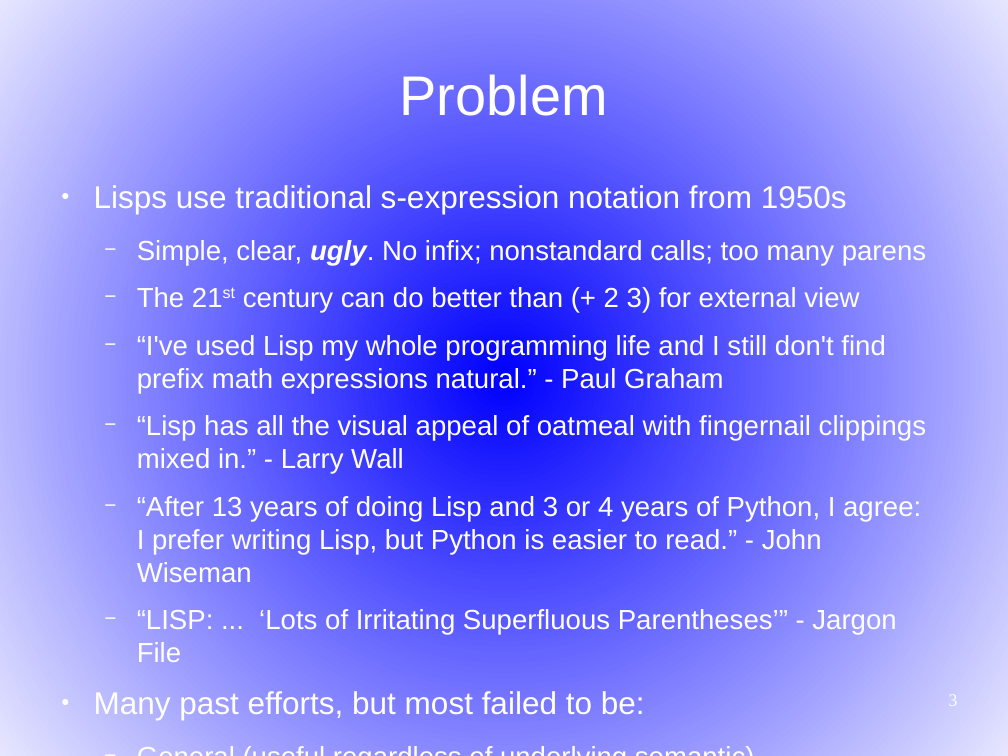
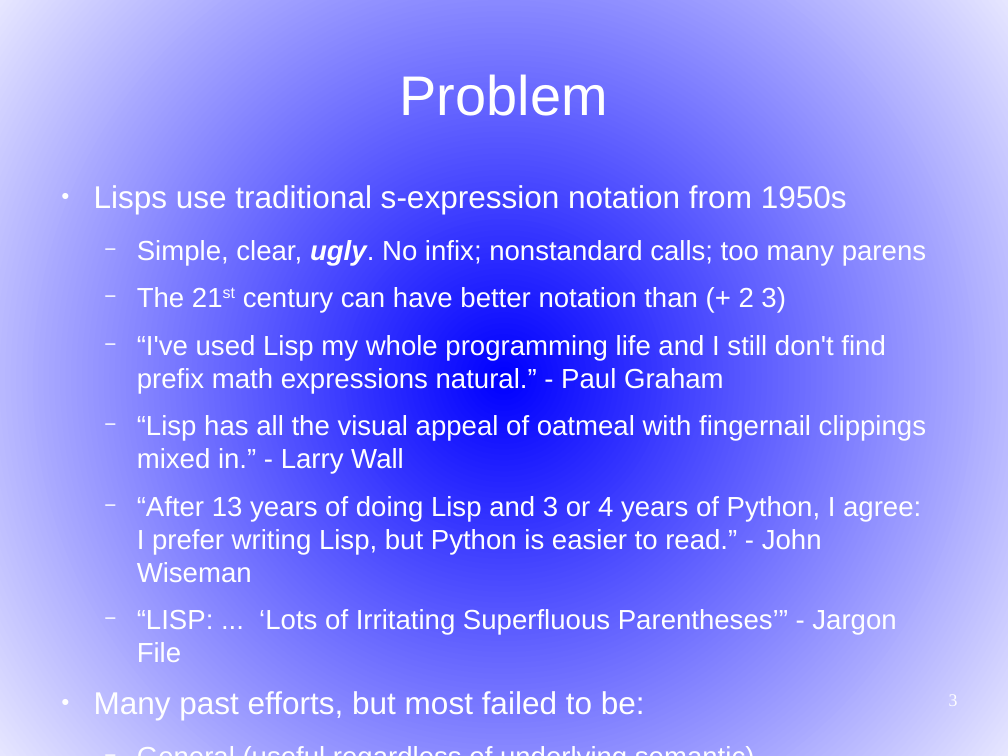
Before and after one commit to martin12333/Readable-Lisp-S-expressions, a slide deck: slide 3 of readable-s-expressions.odp. Drawn at 1008x756 pixels with LibreOffice and Linux fonts; fonts in the diff are those of the drawing. Boxes give left, top, right and bottom in pixels: in the first picture for what was removed or moved away, otherwise in the second. Text is boxed around its words. In the diff, an @@ line names an element or a change of style, - is before the commit and + after.

```diff
--- a/readable-s-expressions.odp
+++ b/readable-s-expressions.odp
@@ text at box(137, 287, 786, 313): text changed @@
-  − The 21st century can do better than (+ 2 3) for external view
+  − The 21st century can have better notation than (+ 2 3)
```
Also in this commit, not shown: 8 other slides changed, 1 slide added.
